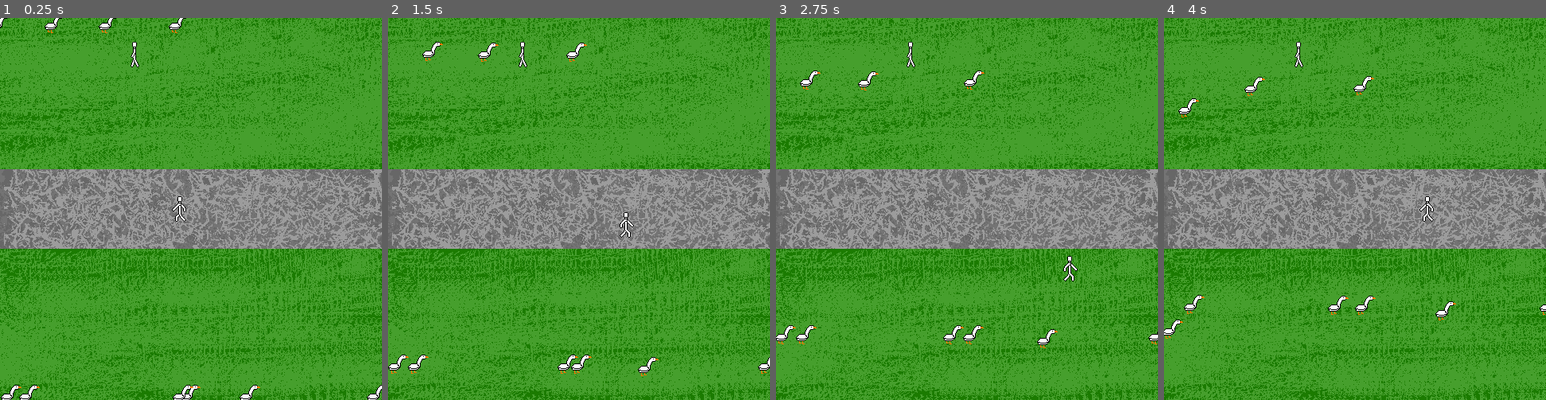
Above: before the commit, frames 1-4 (left to right).
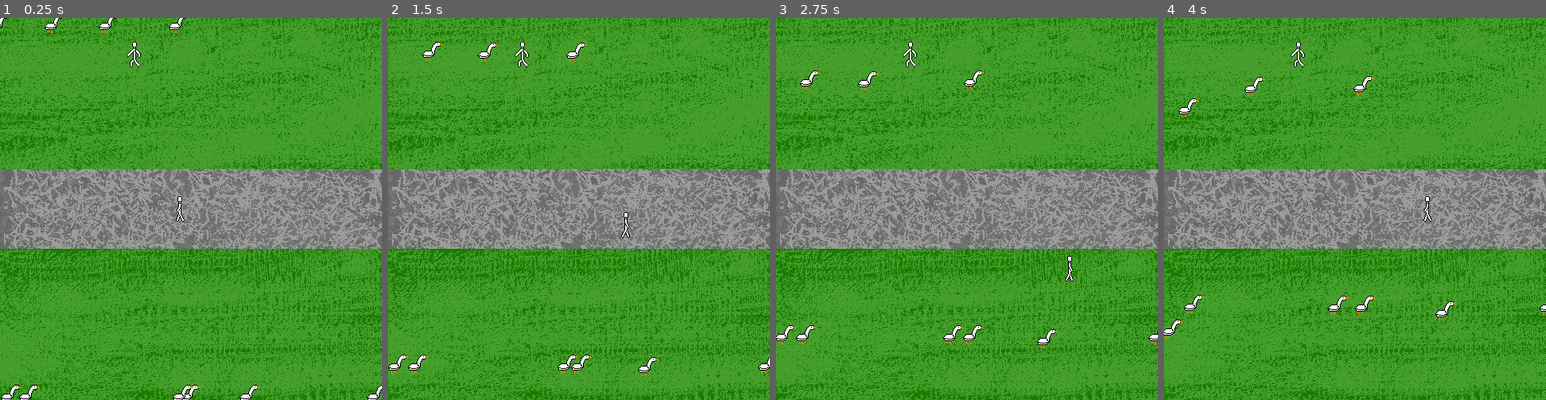
Above: after the commit, the same moments.

Repository: Qmtfive/GooseGame
Game: Godot game, scene res://Level.tscn
Two runs of this game, one before a commit and one after it. Both use one fixed random seed, a clock stepped at 60 frames per second and the inputs below.
Inputs:
- Up to frame 1 (0.25 s): no input
- Up to frame 2 (1.5 s): hold Right (ui_right) 0.53-1.28 s; hold Down (ui_down) from 1.28 s (still down)
- Up to frame 3 (2.75 s): release Down (ui_down) at 2.03 s; hold Right (ui_right) from 2.03 s (still down)
- Up to frame 4 (4 s): release Right (ui_right) at 2.78 s; hold Up (ui_up) 2.78-3.53 s; hold Left (ui_left) from 3.53 s (still down)

The runs differ from the first frame. In frame 1, 0.2% of the frame differs, in the area x 33-49%, y 7-54%; in frame 2, 0.2%, in the area x 33-65%, y 7-58%; in frame 3, 0.2%; in frame 4, 0.2%.

Commit message:
geese can get peds

Diff:
--- a/Goose.gd
+++ b/Goose.gd
@@ -1,12 +1,16 @@
 extends Area2D
 
 # Declare member variables here.
+export var chaseSpeed = 50
 export var speed = 30
 export var xvel = 0
 export var yvel = 0
 var yveltempstore = 0
 var timeTillStop = null
 var timeTillWalkAgain = null
+var victim = null #The Pedestrian the Goose is currently chasing
+
+signal hit(victim)
 
 func newStopTimer():
 	timeTillStop = Timer.new()
@@ -35,8 +39,21 @@
 	xvel = rand.randf_range(-.5,.5)
 	timeTillStop = newStopTimer()
 
+func chase_victim():
+	var xdir = victim.position.x - $".".position.x
+	var ydir = victim.position.y - $".".position.y
+	var velocity = Vector2()
+	velocity.x = xdir
+	velocity.y = ydir
+	velocity = velocity.normalized() * chaseSpeed
+	return velocity
+
 # Called every frame. 'delta' is the elapsed time since the previous frame.
 func _process(delta):
+	if victim != null:
+		var vel = chase_victim()
+		xvel = vel.x
+		yvel = vel.y
 	var velocity = Vector2(xvel, yvel)
 	if velocity.length() > 0:
 		velocity = velocity.normalized() * speed
@@ -62,3 +79,29 @@
 
 func _on_Visibility_screen_exited():
 	queue_free()
+
+func _on_Goose_body_entered(body):
+	victim = null
+	#emit_signal("hit", body)
+	#print("Entered Ped Body:")
+	#print(body.position)
+
+func _on_Goose_area_entered(area):
+	if victim == null:
+		timeTillStop.stop()
+		timeTillWalkAgain.stop()
+		yveltempstore = yvel
+		if area.get_parent() != null:
+			victim = area.get_parent()
+		else:
+			victim = area
+		var vel = chase_victim()
+		xvel = vel.x
+		yvel = vel.y
+
+func clear_victim():
+	victim = null
+	var rand = RandomNumberGenerator.new()
+	rand.randomize()
+	xvel = rand.randf_range(-.5,.5)
+	timeTillStop = newStopTimer()
--- a/Goose.tscn
+++ b/Goose.tscn
@@ -15,7 +15,9 @@
 [sub_resource type="RectangleShape2D" id=2]
 extents = Vector2( 13, 12 )
 
-[node name="Goose" type="Area2D"]
+[node name="Goose" type="Area2D" groups=["geese"]]
+collision_mask = 2
+linear_damp = 0.0
 script = ExtResource( 1 )
 
 [node name="GooseAnimation" type="AnimatedSprite" parent="."]
@@ -30,4 +32,6 @@
 
 [node name="Visibility" type="VisibilityNotifier2D" parent="."]
 
+[connection signal="area_entered" from="." to="." method="_on_Goose_area_entered"]
+[connection signal="body_entered" from="." to="." method="_on_Goose_body_entered"]
 [connection signal="screen_exited" from="Visibility" to="." method="_on_Visibility_screen_exited"]
--- a/Level.gd
+++ b/Level.gd
@@ -17,6 +17,13 @@
 #func _process(delta):
 #	pass
 
+func game_over():
+	$PedSpawnTimer.stop()
+	get_tree().call_group("geese", "queue_free")
+	get_tree().call_group("pedestrians", "queue_free")
+
+func stop_chase():
+	get_tree().call_group("geese", "clear_victim")
 
 func _on_PedSpawnTimer_timeout():
 	var tospawn = randi() % 3 # Determine if ped should spawn
@@ -24,6 +31,8 @@
 		tospawn = randi() % 2 # Determine which side to spawn ped on
 		var ped = Pedestrian.instance()
 		add_child(ped)
+		ped.connect("pedHit", self, "game_over")
+		ped.connect("pedDespawn", self, "stop_chase")
 		if tospawn == 0:
 			ped.position = $PedSpawnLeft.transform.get_origin()
 			ped.position.y = ped.position.y + ((randi()%40) - 20)
--- a/Level.tscn
+++ b/Level.tscn
@@ -32,7 +32,6 @@
 position = Vector2( 168.036, 45.8197 )
 frames = SubResource( 1 )
 animation = "WalkingDude"
-frame = 3
 playing = true
 
 [node name="Player" type="Area2D" parent="."]
@@ -43,6 +42,7 @@
 [node name="WalkingDude" type="AnimatedSprite" parent="Player"]
 frames = SubResource( 1 )
 animation = "WalkingDude"
+frame = 1
 playing = true
 
 [node name="CollisionShape2D" type="CollisionShape2D" parent="Player"]
--- a/Pedestrian.gd
+++ b/Pedestrian.gd
@@ -4,11 +4,13 @@
 # Declare member variables here. Examples:
 # var a = 2
 # var b = "text"
-export var min_speed = 50  # Lower Range for slow walk
-export var med_speed = 75  # Upper Range for slow, Lower Range for fast
-export var max_speed = 100  # Maximum speed for Fast Walk
+export var min_speed = 10  # Lower Range for slow walk
+export var med_speed = 20  # Upper Range for slow, Lower Range for fast
+export var max_speed = 30  # Maximum speed for Fast Walk
 export var chased = false; # True if a goose has targeted this ped
 
+signal pedHit
+signal pedDespawn
 
 # Called when the node enters the scene tree for the first time.
 func _ready():
@@ -23,4 +25,28 @@
 
 
 func _on_VisibilityNotifier2D_screen_exited():
+	emit_signal("pedDespawn")
 	queue_free()
+
+
+#func _on_Pedestrian_body_entered(body):
+#	print("Entered Ped Body:")
+#	print(body)
+
+
+func _on_Pedestrian_body_shape_entered(body_rid, body, body_shape_index, local_shape_index):
+	print("Entered Ped Body:")
+	print(body)
+
+
+func _on_ChaseSphere_area_entered(area):
+	chased = true
+	$AnimatedSprite.animation = "WalkFast"
+	if $".".linear_velocity.x <= 0:
+		$".".linear_velocity = Vector2(-(rand_range(med_speed, max_speed)), 0)
+	else:
+		$".".linear_velocity = Vector2(rand_range(med_speed, max_speed), 0)
+
+
+func _on_DeathBox_area_entered(area):
+	emit_signal("pedHit")
--- a/Pedestrian.tscn
+++ b/Pedestrian.tscn
@@ -10,23 +10,26 @@
 animations = [ {
 "frames": [ ExtResource( 2 ), ExtResource( 1 ), ExtResource( 4 ), ExtResource( 3 ) ],
 "loop": true,
-"name": "WalkSlow",
-"speed": 3.0
+"name": "WalkFast",
+"speed": 6.0
 }, {
 "frames": [ ExtResource( 2 ), ExtResource( 1 ), ExtResource( 4 ), ExtResource( 3 ) ],
 "loop": true,
-"name": "WalkFast",
-"speed": 6.0
+"name": "WalkSlow",
+"speed": 3.0
 } ]
 
 [sub_resource type="RectangleShape2D" id=2]
 extents = Vector2( 9.5, 16.5 )
 
 [sub_resource type="CircleShape2D" id=3]
-radius = 97.1854
+radius = 101.02
 
-[node name="Pedestrian" type="RigidBody2D"]
-collision_mask = 0
+[sub_resource type="RectangleShape2D" id=4]
+extents = Vector2( 9.5, 16.5 )
+
+[node name="Pedestrian" type="RigidBody2D" groups=["pedestrians"]]
+collision_layer = 2
 gravity_scale = 0.0
 linear_damp = 0.0
 script = ExtResource( 5 )
@@ -34,7 +37,7 @@
 [node name="AnimatedSprite" type="AnimatedSprite" parent="."]
 frames = SubResource( 1 )
 animation = "WalkFast"
-frame = 1
+frame = 3
 playing = true
 
 [node name="CollisionShape2D" type="CollisionShape2D" parent="."]
@@ -45,8 +48,20 @@
 position = Vector2( 0.5, -0.500001 )
 scale = Vector2( 0.95, 1.65 )
 
-[node name="ChaseSphere" type="CollisionShape2D" parent="."]
+[node name="ChaseSphere" type="Area2D" parent="."]
+collision_layer = 2
+
+[node name="CollisionShape2D" type="CollisionShape2D" parent="ChaseSphere"]
 shape = SubResource( 3 )
 
-[connection signal="body_entered" from="." to="." method="_on_Pedestrian_body_entered"]
+[node name="DeathBox" type="Area2D" parent="."]
+collision_layer = 2
+
+[node name="CollisionShape2D" type="CollisionShape2D" parent="DeathBox"]
+position = Vector2( 0.5, -0.5 )
+shape = SubResource( 4 )
+
+[connection signal="body_shape_entered" from="." to="." method="_on_Pedestrian_body_shape_entered"]
 [connection signal="screen_exited" from="VisibilityNotifier2D" to="." method="_on_VisibilityNotifier2D_screen_exited"]
+[connection signal="area_entered" from="ChaseSphere" to="." method="_on_ChaseSphere_area_entered"]
+[connection signal="area_entered" from="DeathBox" to="." method="_on_DeathBox_area_entered"]
--- a/project.godot
+++ b/project.godot
@@ -19,6 +19,12 @@
 window/size/width=480
 window/size/height=480
 
+[layer_names]
+
+2d_render/layer_1="Geese"
+2d_render/layer_2="Pedestrians"
+2d_render/layer_3="Player"
+
 [physics]
 
 common/enable_pause_aware_picking=true
Not shown: 1 places in Pedestrian.tscn that only renumber resources
